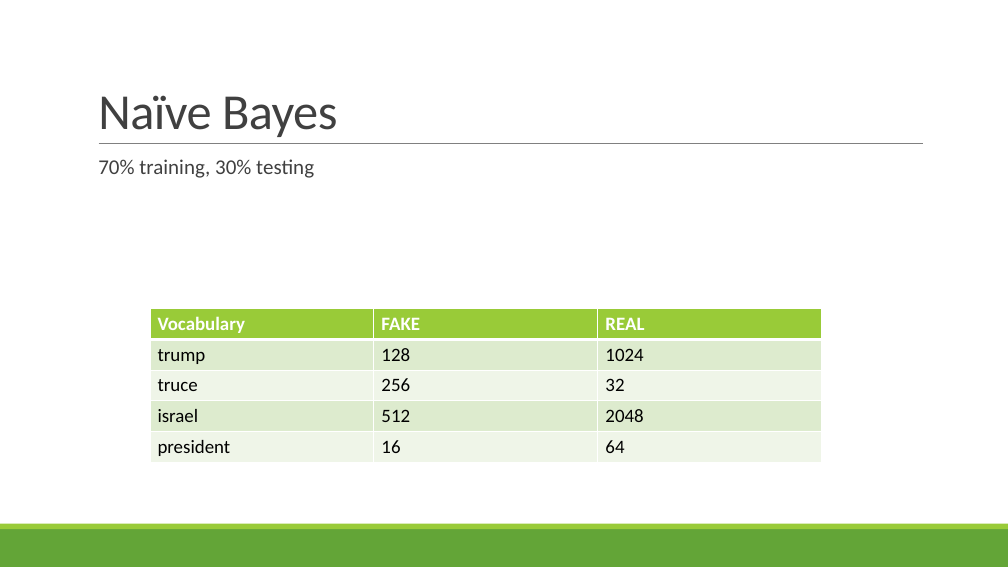
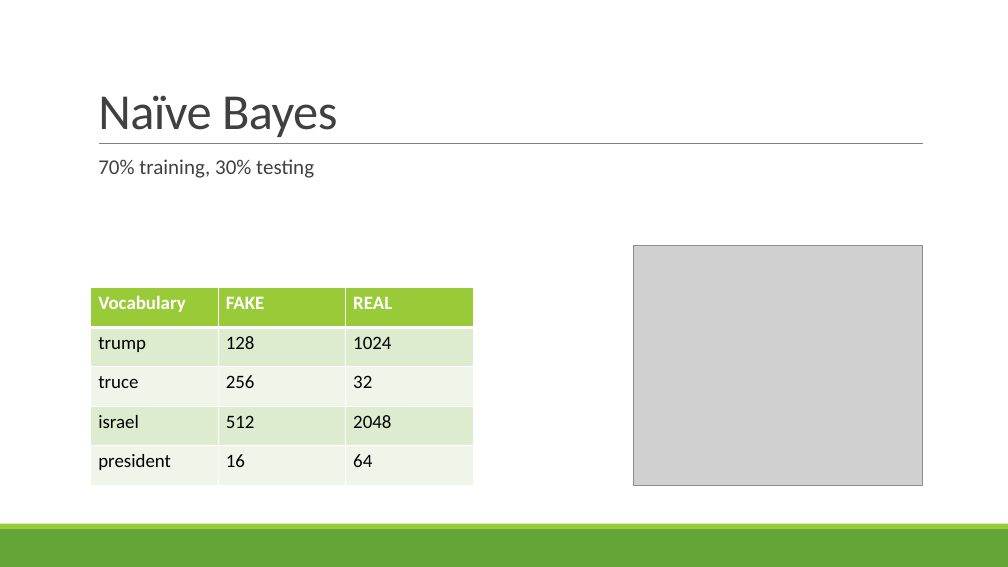
Before and after one commit to LinghanX/Project_Veritas, a slide deck: slide 11 of presentations/FakeNews_Final.pptx. Drawn at 1008x567 pixels with LibreOffice and Linux fonts; fonts in the diff are those of the drawing; grey boxes stand for pictures. Boxes give left, top, right and bottom in pixels: in the first picture for what was removed or moved away, otherwise in the second. Text is boxed around its words. In the diff, an @@ line names an element or a change of style, - is before the commit and + after.

Commit message:
update

```diff
--- a/presentations/FakeNews_Final.pptx
+++ b/presentations/FakeNews_Final.pptx
@@ picture added at [634, 245, 923, 485] @@
@@ table: place and size @@
-table at [150, 309, 821, 463]
+table at [91, 288, 474, 485]
```
